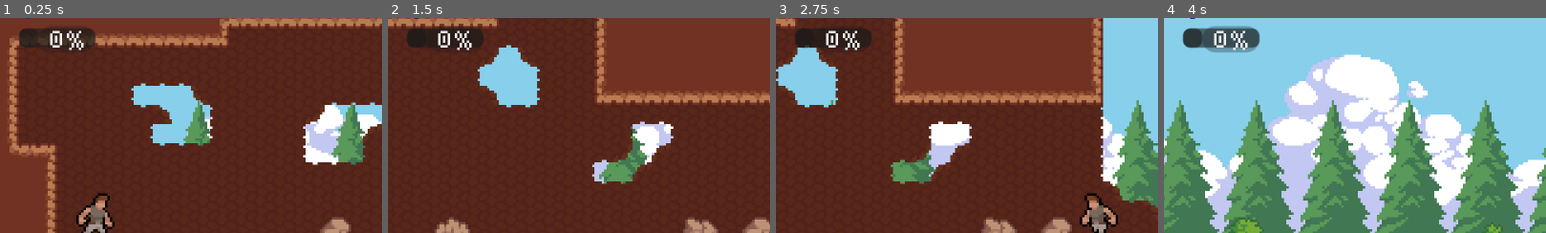
Above: before the commit, frames 1-4 (left to right).
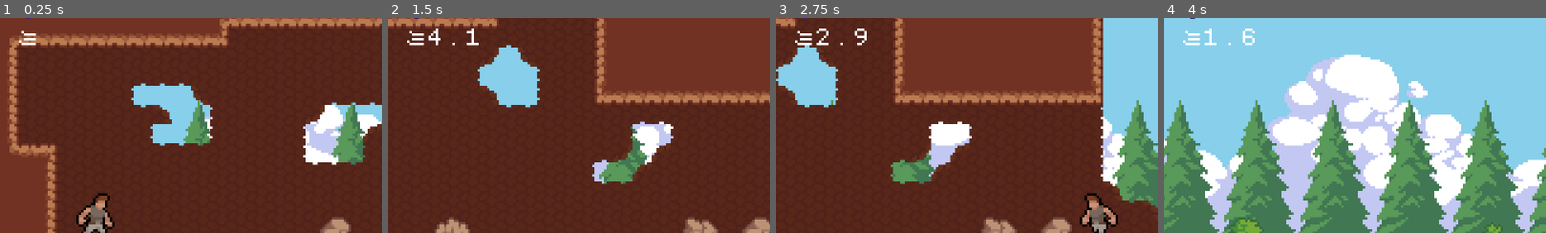
Above: after the commit, the same moments.

Repository: AashaStudios/ProjectRun
Game: Godot game, scene res://scenes/game.tscn
The game is run twice, just before and just after one commit, with the same random seed, the same clock (stepped at 60 frames per second) and the same inputs.
Inputs:
- Up to frame 1 (0.25 s): no input
- Up to frame 2 (1.5 s): hold Right (right) from 0.53 s (still down); tap Z (dash) at 0.6, 1.35 s; tap Space (jump) at 0.77 s
- Up to frame 3 (2.75 s): tap Space (jump) at 1.52 s; release Right (right) at 2.03 s; hold Left (left) from 2.03 s (still down); tap Z (dash) at 2.1 s
- Up to frame 4 (4 s): release Left (left) at 2.78 s; hold Right (right) from 2.78 s (still down); tap Z (dash) at 2.85, 3.6 s; tap Space (jump) at 3.02, 3.77 s
The pictures show only the part of the screen within x 0-50%, y 15-65%; the shares and areas given below are measured in that part.

The runs differ from the first frame. In frame 1, 1.8% of the frame differs, in the area x 5-25%, y 4-16%; in frame 2, 1.8%; in frame 3, 1.7%; in frame 4, 2.2%, in the area x 4-26%, y 3-16%.

Commit message:
Made dash cooldown UI

Diff:
--- a/scenes/game_hud.gd
+++ b/scenes/game_hud.gd
@@ -5,6 +5,7 @@
 @onready var coin_count_label: Label = $Coins/CoinCountLabel
 @onready var gem_count_label: Label = $Gems/GemCountLabel
 @onready var stopwatch_label: Label = $StopwatchLabel
+@onready var dash_cooldown_label: Label = $DashCooldown/DashCooldownLabel
 
 
 func _process(_delta: float) -> void:
@@ -12,6 +13,7 @@
     gem_count_label.text = "x" + str(game_manager.gems)
 
     update_time(game_manager.stopwatch_time)
+    update_dash_cooldown()
 
 
 func update_time(time_in_seconds: float) -> void:
@@ -20,3 +22,11 @@
     var milliseconds: int = int(time_in_seconds * 1000.0) % 1000
 
     stopwatch_label.text = "%02d:%02d.%01d" % [minutes, seconds, milliseconds]
+
+
+func update_dash_cooldown() -> void:
+    if game_manager.can_dash:
+        dash_cooldown_label.hide()
+    else:
+        dash_cooldown_label.show()
+        dash_cooldown_label.text = "%.1f" % game_manager.dash_cooldown_time
--- a/scenes/game_hud.tscn
+++ b/scenes/game_hud.tscn
@@ -1,14 +1,19 @@
-[gd_scene load_steps=8 format=3 uid="uid://bypmvksynnf7i"]
+[gd_scene load_steps=11 format=3 uid="uid://bypmvksynnf7i"]
 
 [ext_resource type="Texture2D" uid="uid://bfa6n8gt6ov30" path="res://assets/coin.png" id="1_jna2d"]
 [ext_resource type="Script" uid="uid://c2sf2xr33jj35" path="res://scenes/game_hud.gd" id="1_pexd4"]
 [ext_resource type="FontFile" uid="uid://cjrly1y1aelih" path="res://assets/fonts/dogicapixel.ttf" id="3_b3s3x"]
 [ext_resource type="Texture2D" uid="uid://3iaabww1p5dh" path="res://assets/gem.png" id="3_gjmhc"]
 [ext_resource type="FontFile" uid="uid://chegsxdqloh1h" path="res://assets/fonts/dogica.ttf" id="5_b3s3x"]
+[ext_resource type="Texture2D" uid="uid://408cq2ixuh3d" path="res://assets/dash_icon.png" id="6_jlahc"]
 
 [sub_resource type="StyleBoxEmpty" id="StyleBoxEmpty_gjmhc"]
 
 [sub_resource type="StyleBoxEmpty" id="StyleBoxEmpty_pexd4"]
+
+[sub_resource type="StyleBoxEmpty" id="StyleBoxEmpty_b3s3x"]
+
+[sub_resource type="StyleBoxEmpty" id="StyleBoxEmpty_jlahc"]
 
 [node name="GameHUD" type="Control"]
 layout_mode = 3
@@ -129,6 +134,7 @@
 offset_top = 32.0
 offset_right = 40.0
 offset_bottom = 40.0
+theme_override_styles/panel = SubResource("StyleBoxEmpty_b3s3x")
 
 [node name="DashImage" type="Panel" parent="DashCooldown"]
 layout_mode = 1
@@ -139,8 +145,18 @@
 offset_right = 8.0
 offset_bottom = 4.0
 grow_vertical = 2
+theme_override_styles/panel = SubResource("StyleBoxEmpty_jlahc")
 
-[node name="ProgressBar" type="ProgressBar" parent="DashCooldown"]
+[node name="TextureRect" type="TextureRect" parent="DashCooldown/DashImage"]
+layout_mode = 1
+anchors_preset = 15
+anchor_right = 1.0
+anchor_bottom = 1.0
+grow_horizontal = 2
+grow_vertical = 2
+texture = ExtResource("6_jlahc")
+
+[node name="DashCooldownLabel" type="Label" parent="DashCooldown"]
 layout_mode = 1
 anchors_preset = 6
 anchor_left = 1.0
@@ -148,9 +164,11 @@
 anchor_right = 1.0
 anchor_bottom = 0.5
 offset_left = -24.0
-offset_top = -5.5
-offset_bottom = 5.5
+offset_top = -4.0
+offset_bottom = 4.0
 grow_horizontal = 0
 grow_vertical = 2
-theme_override_fonts/font = ExtResource("3_b3s3x")
+theme_override_fonts/font = ExtResource("5_b3s3x")
 theme_override_font_sizes/font_size = 8
+text = "5"
+vertical_alignment = 1
--- a/scenes/game_manager.gd
+++ b/scenes/game_manager.gd
@@ -4,6 +4,9 @@
 var coins: int = 0
 var gems: int = 0
 var stopwatch_time: float = 0
+
+var can_dash: bool = true
+var dash_cooldown_time: float = 0
 
 
 func _ready() -> void:
--- a/scenes/player.gd
+++ b/scenes/player.gd
@@ -15,6 +15,7 @@
 @onready var jump_buffer_timer: Timer = $Timers/JumpBufferTimer
 @onready var dash_timer: Timer = $Timers/DashTimer
 @onready var dash_cooltime_timer: Timer = $Timers/DashCooltimeTimer
+@onready var game_manager: Node = %GameManager
 
 
 func _physics_process(delta: float) -> void:
@@ -60,6 +61,12 @@
     if dash_timer.is_stopped():
         dashing = false
 
+    if dash_cooltime_timer.is_stopped():
+        game_manager.can_dash = true
+    else:
+        game_manager.can_dash = false
+        game_manager.dash_cooldown_time = dash_cooltime_timer.time_left
+
 
 func handle_jump() -> void:
     if is_on_floor():
Binary file added: assets/dash_icon.png
Not shown, added: assets/dash_icon.png.import
